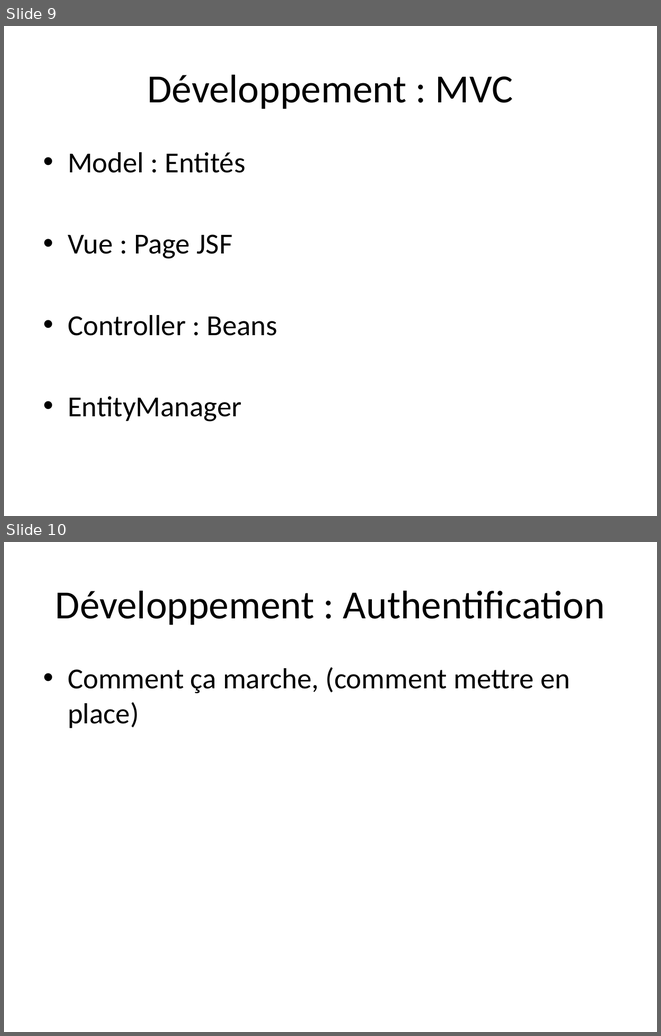
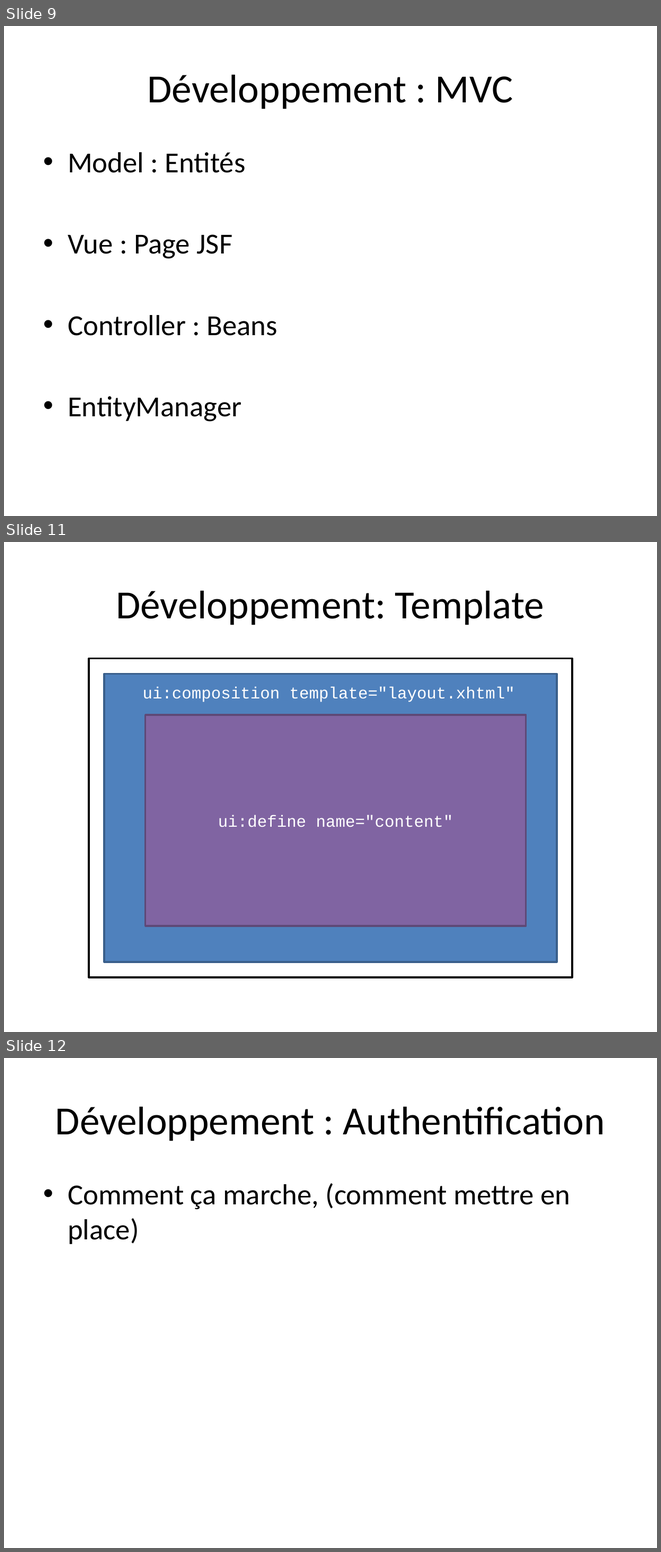
Before and after one commit to LucienMoor/AYNIM, a slide deck: Documents/PrésentationRichPoor.pptx. Shown one above the other, each under a label of ours: slides 9 and 10 before the commit, slides 9, 11 and 12 after it; the slides between them are not shown. The pictures are 661x1036 and 661x1552 pixels, drawn with LibreOffice and Linux fonts; fonts in the diff are those of the drawing. Boxes give left, top, right and bottom in pixels: in the first picture for what was removed or moved away, otherwise in the second. Text is boxed around its words. In the diff, an @@ line names an element or a change of style, - is before the commit and + after.

```diff
--- a/Documents/PrésentationRichPoor.pptx
+++ b/Documents/PrésentationRichPoor.pptx
@@ slide 11 added at (x1=4, y1=542, x2=657, y2=1032), background #FFFFFF @@
@@ title added at (x1=116, y1=590, x2=545, y2=625), 44 pt, text #000000 @@
+Développement: Template
@@ rectangle added at (x1=89, y1=658, x2=572, y2=977), outline #000000 2 pt @@
@@ rectangle added at (x1=105, y1=674, x2=557, y2=962), fill #4F81BD, outline #3A5F8C 2 pt @@
@@ text added at (x1=143, y1=686, x2=515, y2=702), 18 pt, text #FFFFFF @@
+ui:composition template="layout.xhtml"
@@ rectangle added at (x1=146, y1=715, x2=527, y2=926), fill #8064A2, outline #5F4A78 2 pt, 18 pt, text #FFFFFF @@
+ui:define name="content"
@@ what was slide 10 is now slide 12 @@
```
Also in this commit, not shown: 1 slide changed, 1 other slide added.
